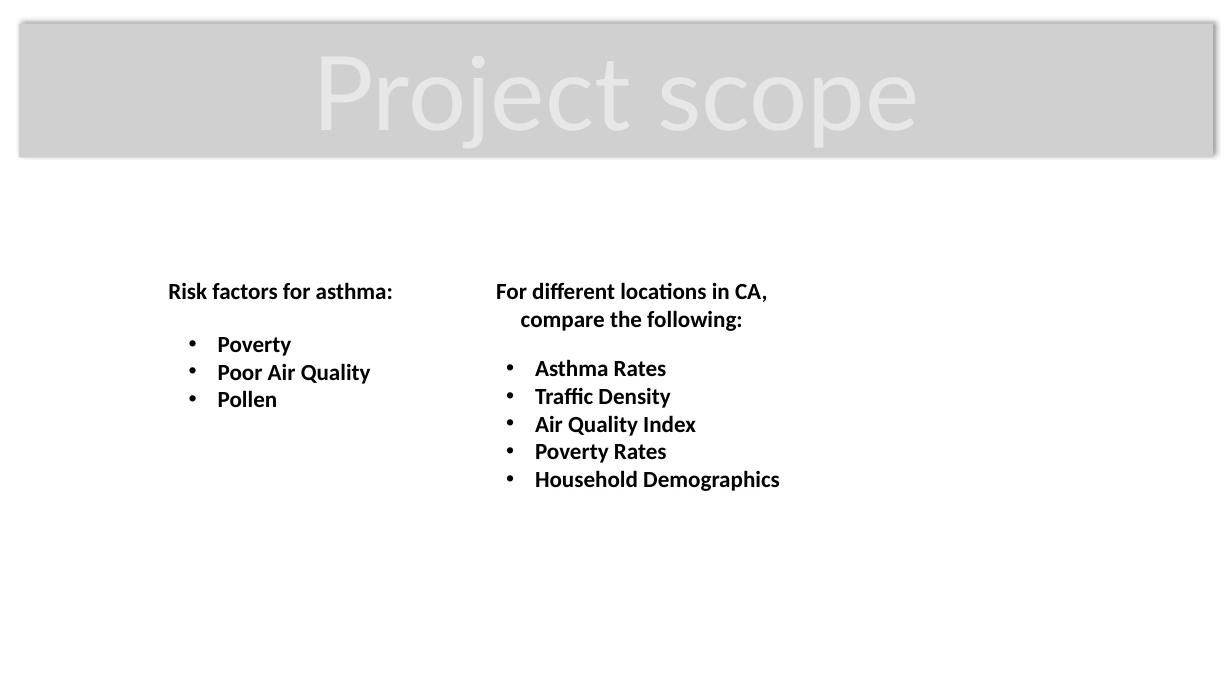
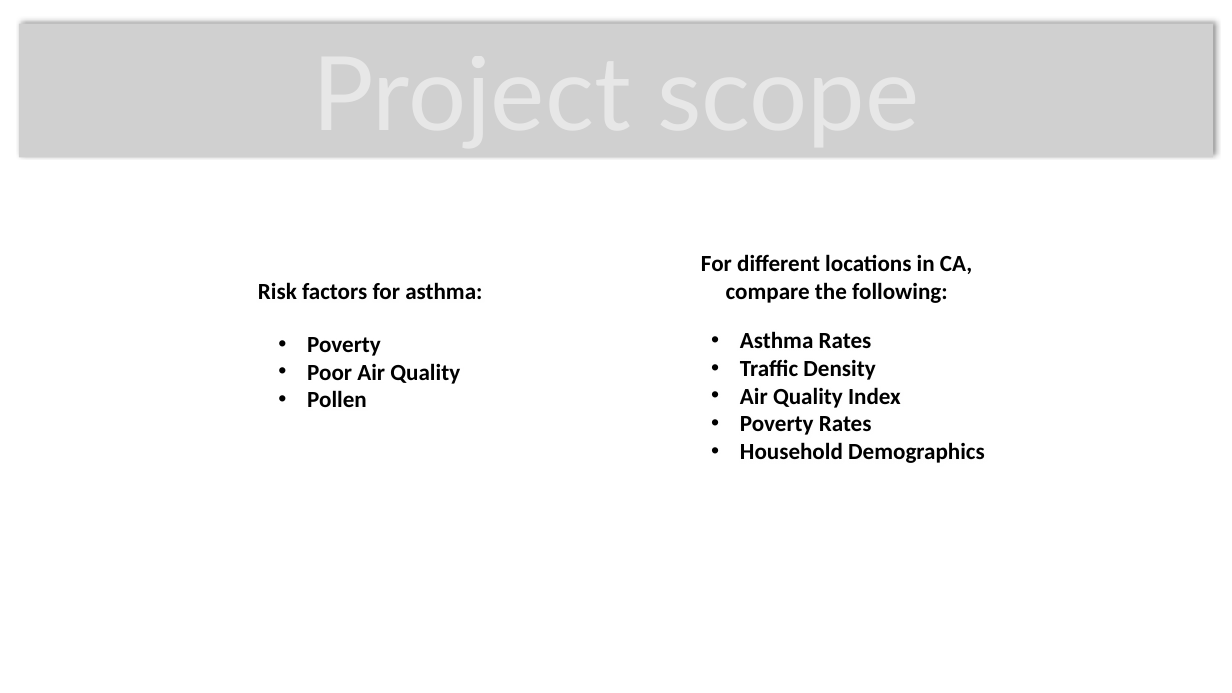
Before and after one commit to cljungkull/Project-2---CaliPolluts, a slide deck: slide 3 of presentation.pptx. Drawn at 1232x693 pixels with LibreOffice and Linux fonts; fonts in the diff are those of the drawing; grey boxes stand for pictures; background and template pictures are left out. Boxes give left, top, right and bottom in pixels: in the first picture for what was removed or moved away, otherwise in the second. Text is boxed around its words. In the diff, an @@ line names an element or a change of style, - is before the commit and + after.

Commit message:
updates to ppt

```diff
--- a/presentation.pptx
+++ b/presentation.pptx
@@ text "For different locations in CA, ...": place and size @@
-text "For different locations in CA, ..." at box(496, 282, 767, 331)
+text "For different locations in CA, ..." at box(701, 254, 972, 303)
@@ text "Risk factors for asthma:": place and size @@
-text "Risk factors for asthma:" at box(168, 282, 393, 299)
+text "Risk factors for asthma:" at box(258, 282, 482, 299)
@@ text "Poverty": place and size @@
-text "Poverty" at box(218, 337, 371, 407)
+text "Poverty" at box(307, 337, 460, 407)
@@ text "Asthma Rates": place and size @@
-text "Asthma Rates" at box(535, 359, 780, 491)
+text "Asthma Rates" at box(740, 331, 985, 463)
```
Also in this commit, not shown: 3 other slides changed, 1 slide added, 2 slides removed.
